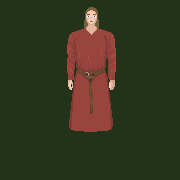
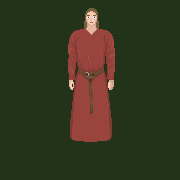
Layer changes from the first 180 x 180 image to the second:
painted on "Background" over [67,7,116,142]
